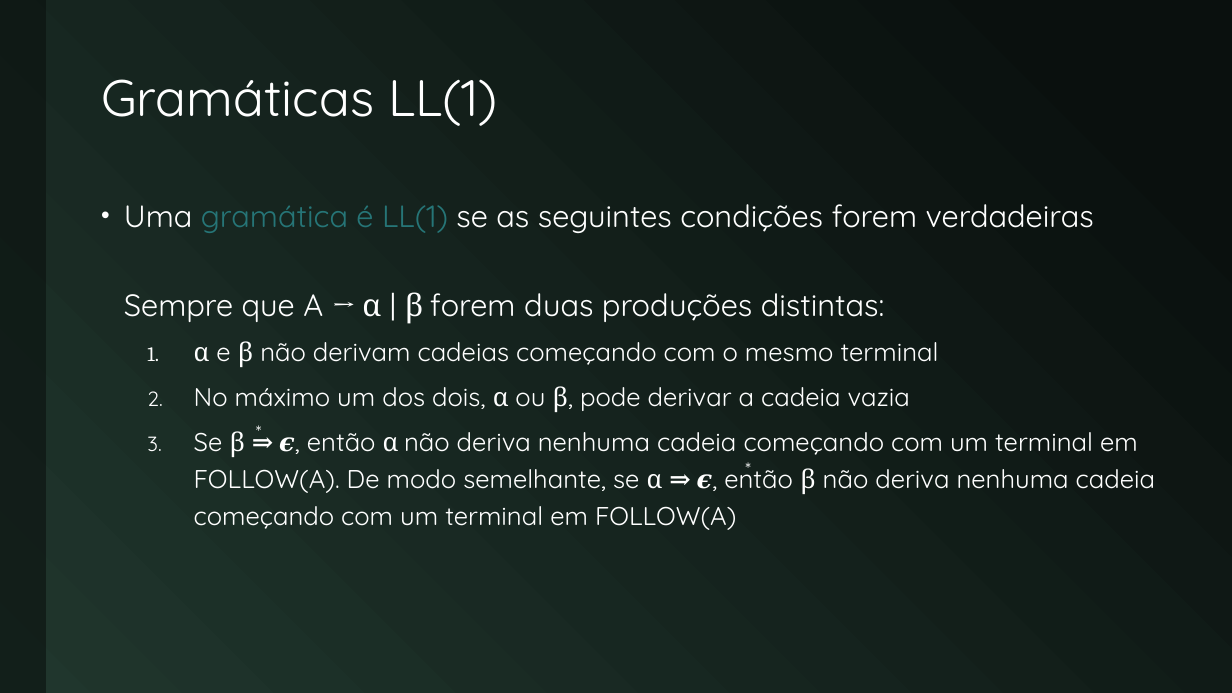
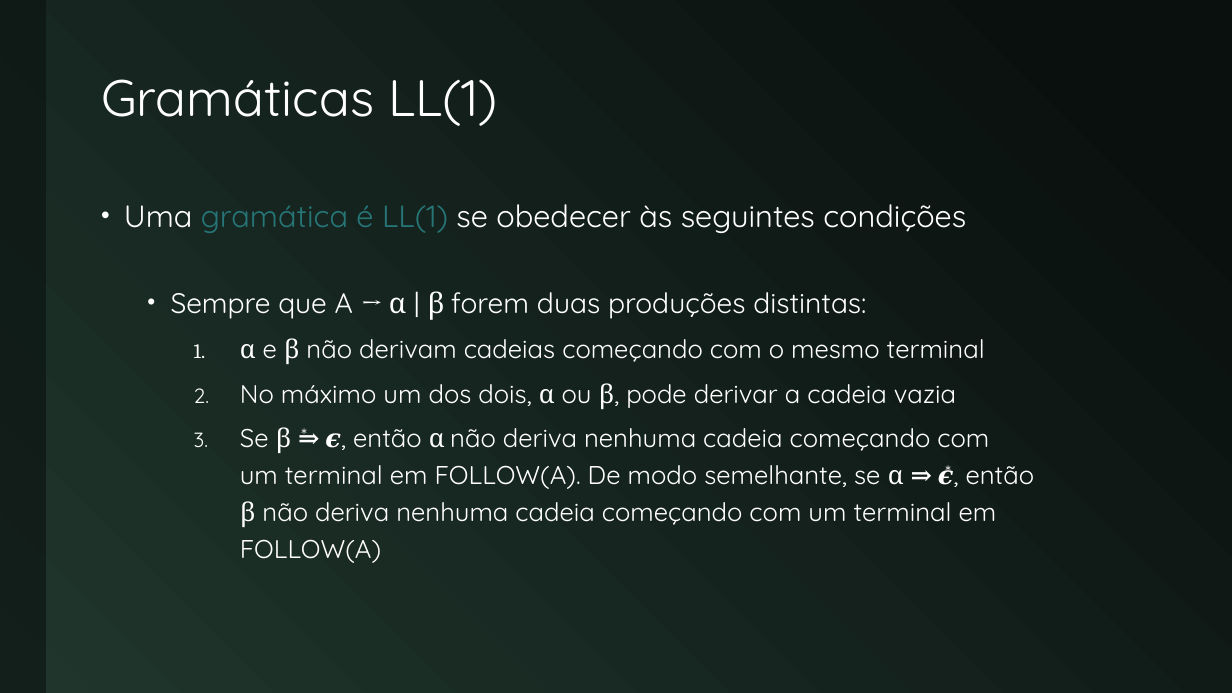
Before and after one commit to JudsonSS/Compiladores, a slide deck: slide 4 of Slides/22. Analisador Preditivo.pptx. Drawn at 1232x693 pixels with LibreOffice and Linux fonts; fonts in the diff are those of the drawing. Boxes give left, top, right and bottom in pixels: in the first picture for what was removed or moved away, otherwise in the second. Text is boxed around its words. In the diff, an @@ line names an element or a change of style, - is before the commit and + after.

```diff
--- a/Slides/22. Analisador Preditivo.pptx
+++ b/Slides/22. Analisador Preditivo.pptx
@@ text at (x1=124, y1=204, x2=966, y2=320): text changed @@
-• Uma gramática é LL(1) se as seguintes condições forem verdadeiras
-  Sempre que A → α | β forem duas produções distintas:
+• Uma gramática é LL(1) se obedecer às seguintes condições
+  • Sempre que A → α | β forem duas produções distintas:
@@ text at (x1=240, y1=338, x2=997, y2=563): list level 2 to 3 in "α e β não derivam ..."; list level 2 to 3 in "No máximo um dos dois, ..."; list level 2 to 3 in "Se β ⇒ 𝝐, então ..." @@
@@ text "*" moved from (x1=247, y1=416, x2=276, y2=447) to (x1=292, y1=420, x2=322, y2=451) @@
@@ text "*" moved from (x1=737, y1=453, x2=766, y2=484) to (x1=936, y1=456, x2=966, y2=487) @@
```
Also in this commit, not shown: 15 other slides changed, 8 slides added.
